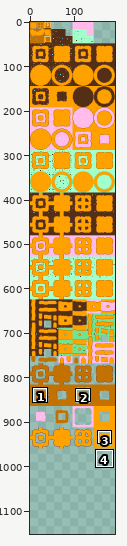
Sprite sheet -- assets/tileset.png. The picture above shows the old version from afar; the outline marks the close-up.
Close-up. Earlier state:
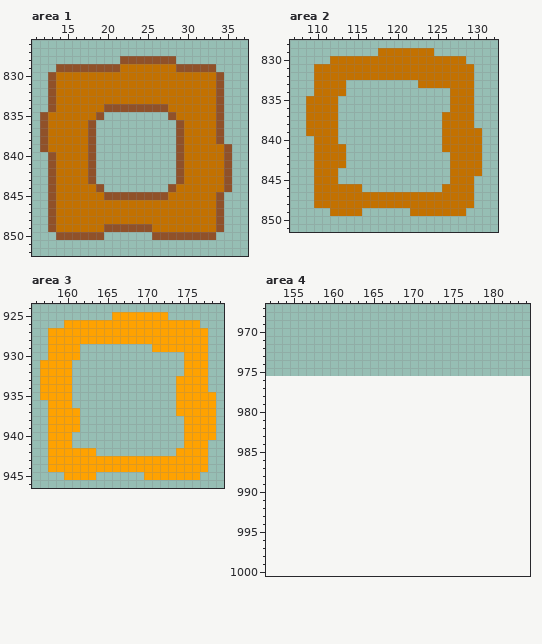
The file is 192x976 pixels. Shown: area 1: x 11..37, y 826..852; area 2: x 107..132, y 828..851; area 3: x 156..179, y 924..946; area 4: x 152..184, y 967..1000. The old version is drawn lined up with the new one, on the new canvas. The commit also changed other parts of the picture, which this record leaves out.
And afterwards:
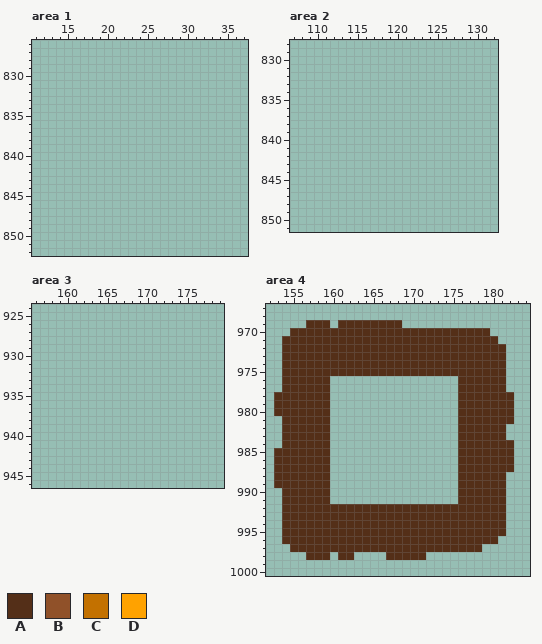
Palette (. is transparent): A #542f18  B #905129  C #c37100  D #ffa200
Diff:
canvas 192x976 -> 192x1152
Area 1:
y 828: x 22..28 BBBBBBB -> .......
y 829: x 14..33 BBBBBBBBCCCCCCCBBBBB -> ....................
y 830..833: x 13..34 BCCCCCCCCCCCCCCCCCCCCB -> ......................
y 834: x 13..34 BCCCCCCBBBBBBBBCCCCCCB -> ......................
y 835: x 12..19 BCCCCCCB -> ........; x 28..34 BCCCCCB -> .......
y 836..838: x 12..18 BCCCCCB -> .......; x 29..34 BCCCCB -> ......
y 839: x 12..18 BCCCCCB -> .......; x 29..35 BCCCCCB -> .......
y 840..843: x 13..18 BCCCCB -> ......; x 29..35 BCCCCCB -> .......
y 844: x 13..19 BCCCCCB -> .......; x 28..35 BCCCCCCB -> ........
y 845: x 13..34 BCCCCCCBBBBBBBBCCCCCCB -> ......................
y 846..848: x 13..34 BCCCCCCCCCCCCCCCCCCCCB -> ......................
y 849: x 13..34 BCCCCCCBBBBBBCCCCCCCCB -> ......................
y 850: x 14..19 BBBBBB -> ......; x 26..33 BBBBBBBB -> ........
Area 2:
y 829: x 118..124 CCCCCCC -> .......
y 830: x 112..128 CCCCCCCCCCCCCCCCC -> .................
y 831..832: x 110..129 CCCCCCCCCCCCCCCCCCCC -> ....................
y 833: x 110..113 CCCC -> ....; x 123..129 CCCCCCC -> .......
y 834: x 110..113 CCCC -> ....; x 127..129 CCC -> ...
y 835..836: x 109..112 CCCC -> ....; x 127..129 CCC -> ...
y 837..838: x 109..112 CCCC -> ....; x 126..129 CCCC -> ....
y 839: x 109..112 CCCC -> ....; x 126..130 CCCCC -> .....
y 840: x 110..112 CCC -> ...; x 126..130 CCCCC -> .....
y 841: x 110..113 CCCC -> ....; x 126..130 CCCCC -> .....
y 842..843: x 110..113 CCCC -> ....; x 127..130 CCCC -> ....
y 844: x 110..112 CCC -> ...; x 127..130 CCCC -> ....
y 845: x 110..112 CCC -> ...; x 127..129 CCC -> ...
y 846: x 110..115 CCCCCC -> ......; x 126..129 CCCC -> ....
y 847..848: x 110..129 CCCCCCCCCCCCCCCCCCCC -> ....................
y 849: x 112..115 CCCC -> ....; x 122..128 CCCCCCC -> .......
Area 3:
y 925: x 166..172 DDDDDDD -> .......
y 926: x 160..176 DDDDDDDDDDDDDDDDD -> .................
y 927..928: x 158..177 DDDDDDDDDDDDDDDDDDDD -> ....................
y 929: x 158..161 DDDD -> ....; x 171..177 DDDDDDD -> .......
y 930: x 158..161 DDDD -> ....; x 175..177 DDD -> ...
y 931..932: x 157..160 DDDD -> ....; x 175..177 DDD -> ...
y 933..934: x 157..160 DDDD -> ....; x 174..177 DDDD -> ....
y 935: x 157..160 DDDD -> ....; x 174..178 DDDDD -> .....
y 936: x 158..160 DDD -> ...; x 174..178 DDDDD -> .....
y 937: x 158..161 DDDD -> ....; x 174..178 DDDDD -> .....
y 938..939: x 158..161 DDDD -> ....; x 175..178 DDDD -> ....
y 940: x 158..160 DDD -> ...; x 175..178 DDDD -> ....
y 941: x 158..160 DDD -> ...; x 175..177 DDD -> ...
y 942: x 158..163 DDDDDD -> ......; x 174..177 DDDD -> ....
y 943..944: x 158..177 DDDDDDDDDDDDDDDDDDDD -> ....................
y 945: x 160..163 DDDD -> ....; x 170..176 DDDDDDD -> .......
Area 4:
y 969: x 157..159 ... -> AAA; x 161..168 ........ -> AAAAAAAA
y 970: x 155..179 ......................... -> AAAAAAAAAAAAAAAAAAAAAAAAA
y 971: x 154..180 ........................... -> AAAAAAAAAAAAAAAAAAAAAAAAAAA
y 972..975: x 154..181 ............................ -> AAAAAAAAAAAAAAAAAAAAAAAAAAAA
y 976..977: x 154..159 ...... -> AAAAAA; x 176..181 ...... -> AAAAAA
y 978..980: x 153..159 ....... -> AAAAAAA; x 176..182 ....... -> AAAAAAA
y 981: x 154..159 ...... -> AAAAAA; x 176..182 ....... -> AAAAAAA
y 982..983: x 154..159 ...... -> AAAAAA; x 176..181 ...... -> AAAAAA
y 984: x 154..159 ...... -> AAAAAA; x 176..182 ....... -> AAAAAAA
y 985..987: x 153..159 ....... -> AAAAAAA; x 176..182 ....... -> AAAAAAA
y 988..989: x 153..159 ....... -> AAAAAAA; x 176..181 ...... -> AAAAAA
y 990..991: x 154..159 ...... -> AAAAAA; x 176..181 ...... -> AAAAAA
y 992..995: x 154..181 ............................ -> AAAAAAAAAAAAAAAAAAAAAAAAAAAA
y 996: x 154..180 ........................... -> AAAAAAAAAAAAAAAAAAAAAAAAAAA
y 997: x 155..178 ........................ -> AAAAAAAAAAAAAAAAAAAAAAAA
y 998: x 157..159 ... -> AAA; x 161..162 .. -> AA; x 167..171 ..... -> AAAAA
Where, in picture pixels (left, top, right, bottom), the same in both close-ups:
erased: (40, 56, 232, 240)
erased: (306, 48, 482, 216)
erased: (40, 312, 216, 480)
added: (274, 320, 514, 560)
